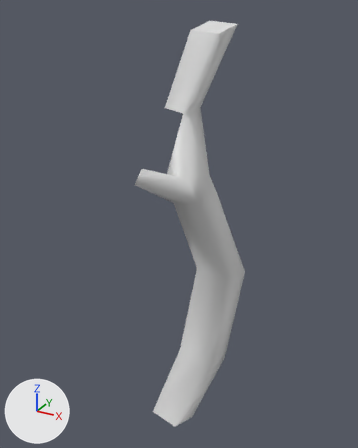
Renders of the glTF model Structures Plus/models/c90part_3b9d04f211fa3a92805a32eb.glb from each side of a commit.
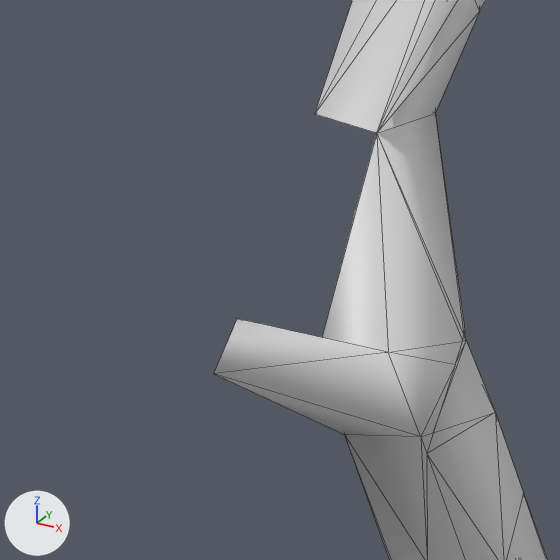
Each version is shown whole from a 50 mm lens placed at (-0.509, -1.928, 1.76), pointed at (-1.009, -1.019, 1.305), then close up on the part from 20% to 66% of the width and 17% to 54% of the height. The lights are fixed; the arrows at lower left show +X, +Y and +Z. The first two pictures are the older version. The close-ups show mesh edges as thin lines. Vertices at exactly the same position are counted once.
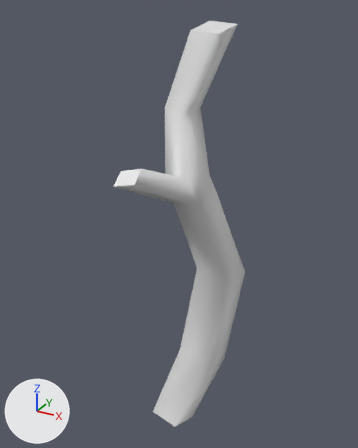
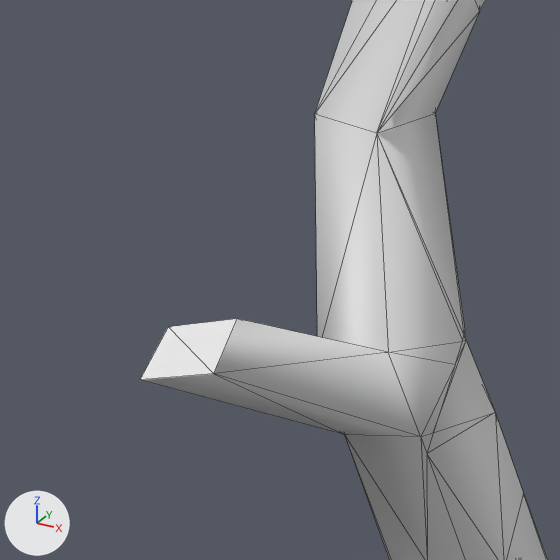
What changed in the scene script:
```text
Change me_mesh_0:
    used by ob_cube; location = (0.0, 0.0, 0.0)
    remove me_mesh_0.from_pydata(...)  # 86 vertices, 162 faces; spans x -1.085..-0.849, y -1.13..-0.957, z 0.722..1.734
    add me_mesh_0.from_pydata(...)  # 88 vertices, 172 faces; spans x -1.118..-0.849, y -1.13..-0.957, z 0.722..1.734
    me_mesh_0 part 1
    2 vertices are added at (-1.118, -1.083, 1.432), (-1.114, -1.12, 1.408)
    7 new faces join them, mat_elderberrybark (white #e7e7e7)
    2 new faces join them, mat_elderberrywood (white #e7e7e7)
    other edits to the shape of me_mesh_0 do not show in these pictures
```

Changed parts and their boxes [x1, y1, x2, y2] in the close-ups (560 x 560 px):
'Cube', reshaped
    before: [214, 0, 547, 560]
    after: [140, 0, 547, 560]
part 1 of me_mesh_0, added
    after: [140, 114, 377, 434]
